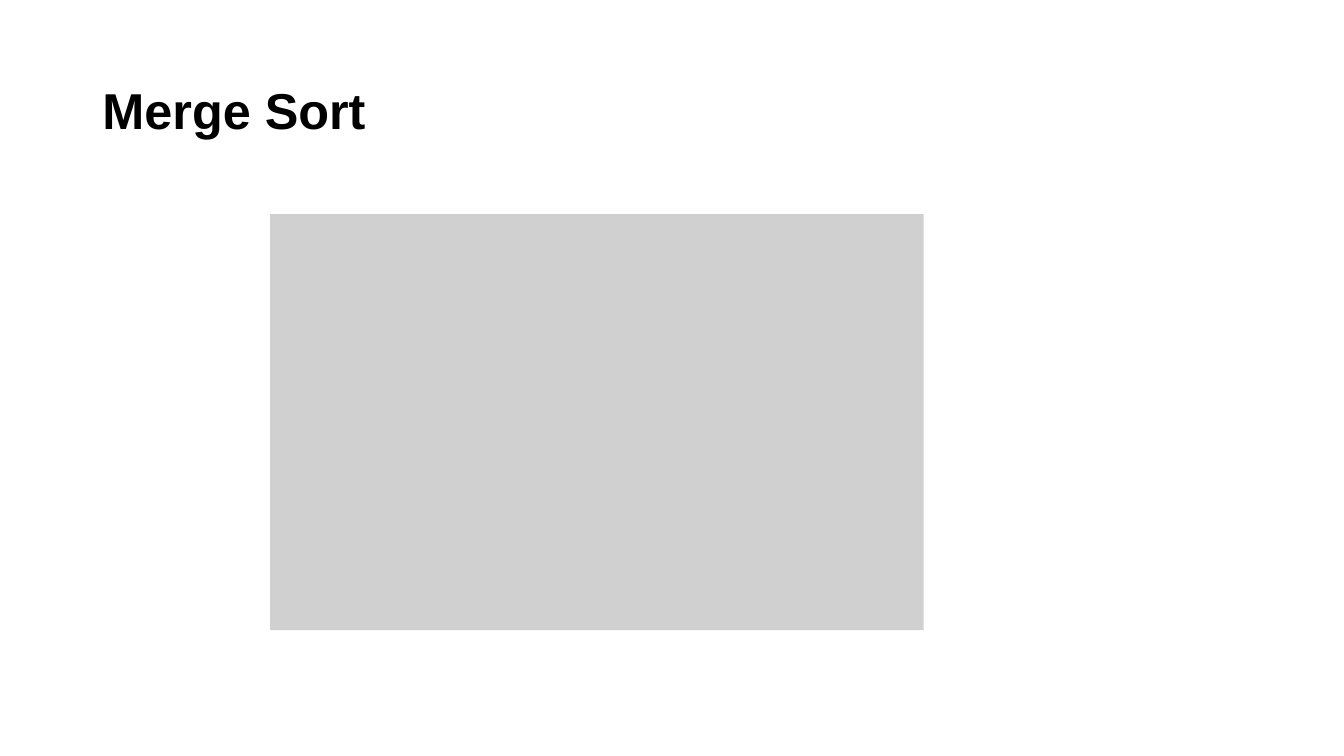
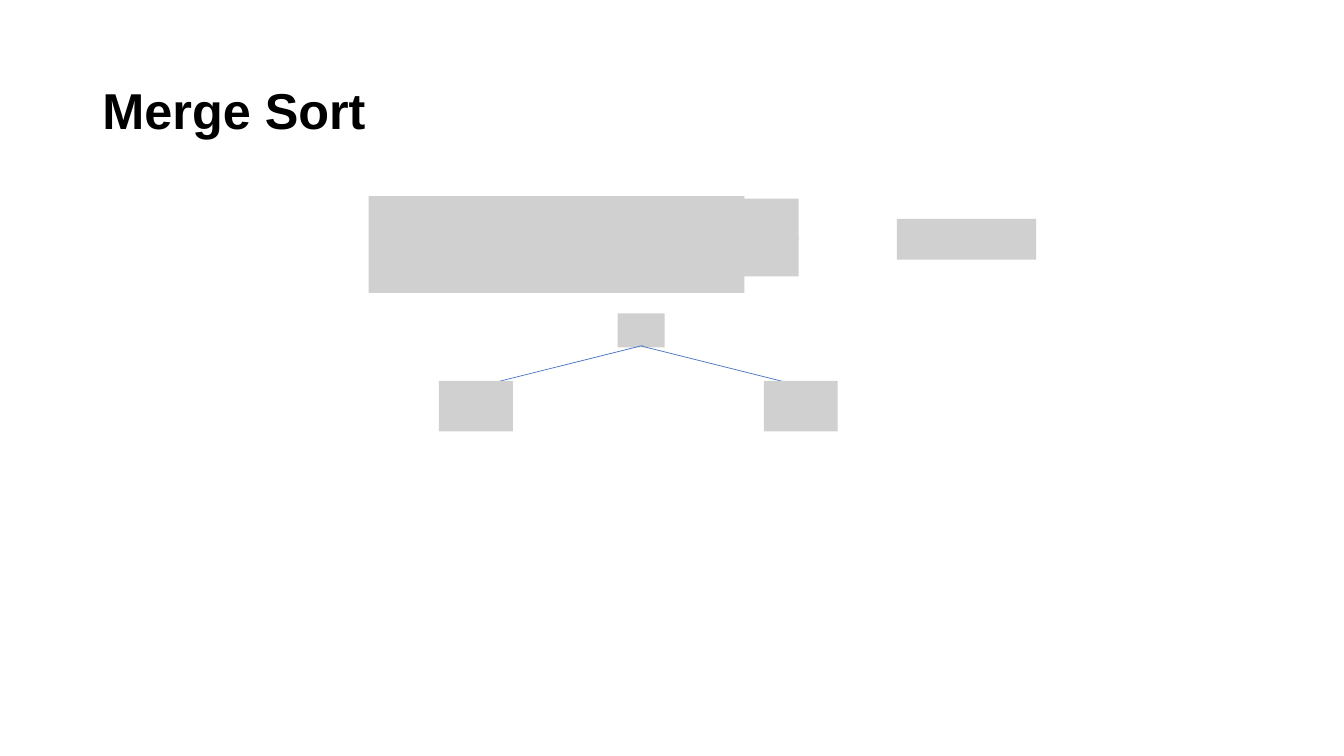
Before and after one commit to mlailab-skku/mlailab-skku.github.io, a slide deck: slide 18 of files/insertion_and_merge_sort.pptm (slide 12 before the commit). Drawn at 1344x756 pixels with LibreOffice and Linux fonts; fonts in the diff are those of the drawing; grey boxes stand for pictures. Boxes give left, top, right and bottom in pixels: in the first picture for what was removed or moved away, otherwise in the second. Text is boxed around its words. In the diff, an @@ line names an element or a change of style, - is before the commit and + after.

```diff
--- a/files/insertion_and_merge_sort.pptm
+++ b/files/insertion_and_merge_sort.pptm
@@ picture added at (x1=369, y1=197, x2=745, y2=293) @@
@@ picture added at (x1=691, y1=199, x2=800, y2=239) @@
@@ picture removed at (x1=270, y1=214, x2=925, y2=630) @@
@@ picture added at (x1=691, y1=236, x2=800, y2=276) @@
@@ picture added at (x1=897, y1=219, x2=1036, y2=259) @@
@@ picture added at (x1=618, y1=314, x2=665, y2=348) @@
@@ line added from (642, 346) to (484, 385), #4472C4 0.5 pt @@
@@ line added from (642, 347) to (802, 386), #4472C4 0.5 pt @@
@@ picture added at (x1=440, y1=381, x2=513, y2=432) @@
@@ picture added at (x1=764, y1=381, x2=838, y2=432) @@
```
Also in this commit, not shown: 5 other slides changed, 10 slides added, 4 other files.
